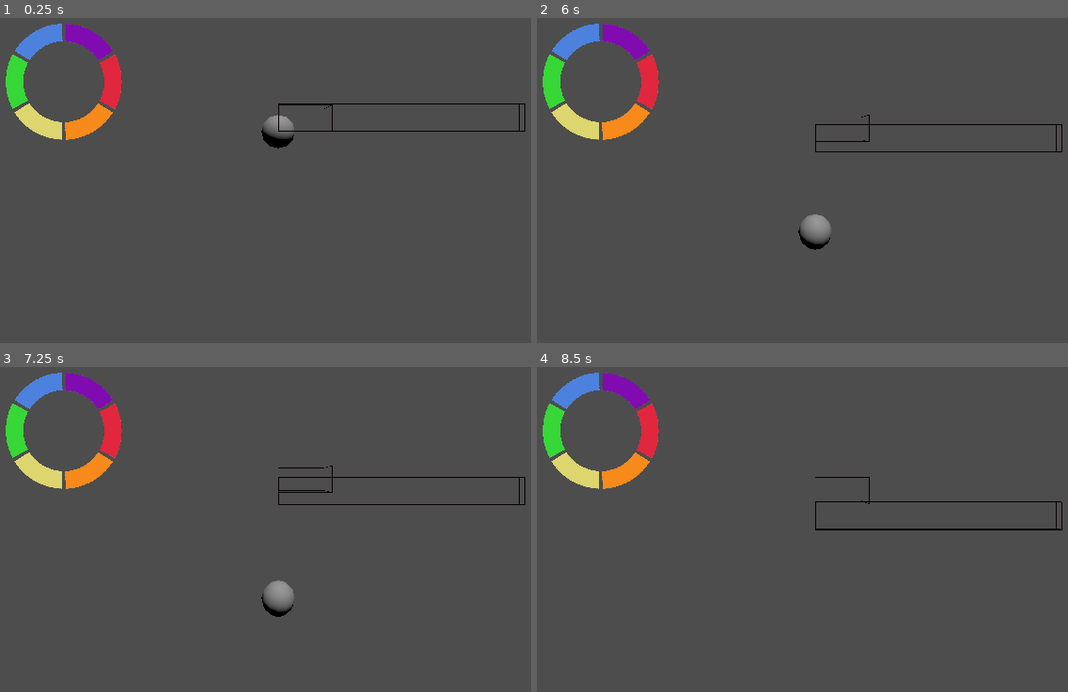
Above: before the commit, frames 1-4 (two rows, left to right).
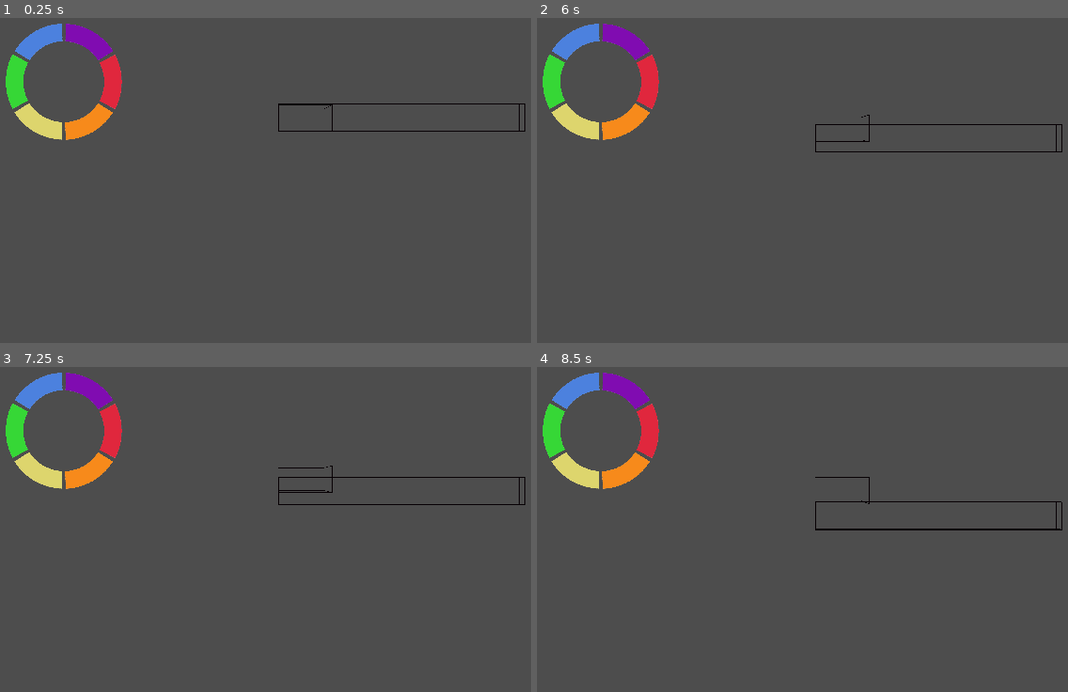
Above: after the commit, the same moments.

Repository: shibechef/sandbird
Game: Godot game, scene res://scenes/program.tscn
Same seed, same stepped clock (60 frames per second), same inputs: the game is played once before the commit and once after it. The project has no main scene, so this scene is started directly.
Inputs (mouse positions are in pixels of both pictures, inside the frame that each line leads up to):
- Up to frame 1 (0.25 s): no input
- Up to frame 2 (6 s): click (632, 83) at 0.52 s; click (616, 112) at 1.27 s; click (584, 112) at 2.02 s; click (568, 83) at 2.77 s; click (584, 53) at 3.52 s; click (616, 53) at 4.27 s; tap Enter at 5 s; move the mouse to (983, 109) at 5.02 s; hold . (numerical decimal) 5.03-5.78 s; tap 0 (0) at 5.1 s; tap 1 (1) at 5.3, 5.85 s; tap Space (cam_up) at 5.75 s; move the mouse to (664, 151) at 5.77 s
- Up to frame 3 (7.25 s): tap 2 (2) at 6.05, 6.6 s; tap Enter at 6.5 s; move the mouse to (355, 386) at 6.52 s; hold . (numerical decimal) from 6.53 s (still down); tap 3 (3) at 6.8 s
- Up to frame 4 (8.5 s): tap Space (cam_up) at 7.25 s; move the mouse to (775, 565) at 7.27 s; tap 3 (3) at 7.35 s; tap 4 (4) at 7.55, 8.1 s; tap Enter at 8 s; move the mouse to (1041, 542) at 8.02 s; release . (numerical decimal) at 8.03 s; tap 5 (5) at 8.3 s

The runs differ from the first frame. In frame 1, 0.4% of the frame differs, in the area x 1-56%, y 1-41%; in frame 2, 0.4%; in frame 3, 0.4%, in the area x 1-56%, y 1-77%; in frame 4, less than 0.1%.
Error in both runs: Assertion failed: res://user/brushes/ does not exist! (res://user/file_reader.gd:8)

Commit message:
palette pretty functional now

Diff:
--- a/UI/scripts/radial_menu.gd
+++ b/UI/scripts/radial_menu.gd
@@ -24,12 +24,13 @@
 func button_hovered(index: int):
 	on_hover.emit(index)
 
-func make_children(colors: Array[Color]) -> void:
+func make_children(colors: Dictionary[int, Color]) -> void:
 	var amount = colors.size()
 	var children: Array[TextureButton]
 
 	for i in amount:
 		var butt = TextureButton.new()
+		butt.toggle_mode = true
 		children.append(butt)
 		add_child(butt)
 
@@ -42,6 +43,7 @@
 	var current_index: int = 0
 
 	for i in amount:
+		var color_id = colors.keys()[i]
 		if current_index == 0:
 			var in_current_ring: float = min(amount - max_ring_size * current_ring, max_ring_size)
 			angle = 360.0 / in_current_ring
@@ -62,13 +64,13 @@
 		child.texture_hover = selected_texture
 		child.texture_click_mask = selection_bitmap
 
-		var color = colors[i]
+		var color = colors[color_id]
 
 		child.material = load("res://materials/replace_UI_color.tres")
 		child.set_instance_shader_parameter("white_replacement", color)
-		child.set_instance_shader_parameter("black_replacement", UserPreferences.unselected_outline_color)
-		child.pressed.connect(button_pressed.bind(i))
-		child.mouse_entered.connect(button_hovered.bind(i))
+		child.set_instance_shader_parameter("black_replacement", UserPreferences.hover_color)
+		child.pressed.connect(button_pressed.bind(color_id))
+		child.mouse_entered.connect(button_hovered.bind(color_id))
 
 		var current_angle = current_index * deg_to_rad(angle)
 		child.pivot_offset = child.texture_normal.get_size() / 2.0
--- a/input/color_selection_input.gd
+++ b/input/color_selection_input.gd
@@ -13,11 +13,11 @@
 func add_palette_UI(palette_id: int, menu: RadialMenu):
 	palette_UIs[palette_id] = menu
 
-	var colors: Array[Color]
+	var colors: Dictionary[int, Color]
 	var palette = manager.all_palettes[palette_id]
 
 	for color_id in palette.color_order:
-		colors.append(palette.colors[color_id].color)
+		colors[color_id] = palette.colors[color_id].color
 
 	menu.make_children(colors)
 
@@ -28,25 +28,38 @@
 
 	if Input.is_action_pressed("select_one"):
 		if selected:
-			manager.currently_selected_colors.erase(id)
+			deselect_color(id)
 		else:
-			manager.currently_selected_colors.append(id)
+			select_color(id)
 	elif Input.is_action_pressed("select_several"):
 		if !selected:
-			manager.currently_selected_colors.append(id)
+			select_color(id)
 	else:
-		manager.currently_selected_colors = [id]
+		deselect_all()
+		select_color(id)
 
 	print(manager.currently_selected_colors)
 
+func deselect_all() -> void:
+	var colors = manager.currently_selected_colors.duplicate()
+	for color in colors:
+		deselect_color(color)
+
 func select_color(id: int) -> void:
-	var palette: int = manager.palette_by_color[id]
+	var palette = manager.palette_by_color[id]
+	var index = manager.all_palettes[palette].color_order.find(id)
+
+	manager.currently_selected_colors.append(id)
 	if palette_UIs.has(palette):
-		var ui_element = palette_UIs[palette].get_child(id)
-		ui_element.set_instance_shader_parameter("black_replacement", UserPreferences.selection_outline_color)
+		var ui_element: TextureButton = palette_UIs[palette].get_child(index)
+		ui_element.set_instance_shader_parameter("black_replacement", UserPreferences.selection_color)
 
 func deselect_color(id: int) -> void:
-	var palette: int = manager.palette_by_color[id]
+	var palette = manager.palette_by_color[id]
+	var index = manager.all_palettes[palette].color_order.find(id)
+
+	manager.currently_selected_colors.erase(id)
 	if palette_UIs.has(palette):
-		var ui_element = palette_UIs[palette].get_child(id)
-		ui_element.set_instance_shader_parameter("black_replacement", UserPreferences.unselected_outline_color)
+		var ui_element: TextureButton = palette_UIs[palette].get_child(index)
+		ui_element.set_instance_shader_parameter("black_replacement", UserPreferences.hover_color)
+		ui_element.set_pressed_no_signal(false)
--- a/scenes/program.tscn
+++ b/scenes/program.tscn
@@ -30,6 +30,3 @@
 
 [node name="DirectionalLight3D" type="DirectionalLight3D" parent="." unique_id=429697777]
 transform = Transform3D(0.9041944, -0.3771116, 0.20054756, 0, 0.46953318, 0.88291484, -0.42712116, -0.7983267, 0.42454928, 0, 0, 6.043182)
-
-[node name="CSGSphere3D" type="CSGSphere3D" parent="." unique_id=1493556316]
-transform = Transform3D(1, 0, 0, 0, 1, 0, 0, 0, 1, 0, 0, -8.2183895)
--- a/user/project_preference.gd
+++ b/user/project_preference.gd
@@ -5,10 +5,6 @@
 @export var default_export_size: float
 
 @export var mesh_chunk_size: int
-
-@export var unselected_outline_color: Color
-@export var selection_outline_color: Color
-@export var outline_selection_width: float
 
 func _ready():
 	on_new_scene()
@@ -18,7 +14,3 @@
 	default_export_size = UserPreferences.default_export_size
 
 	mesh_chunk_size = UserPreferences.mesh_chunk_size
-
-	unselected_outline_color = UserPreferences.unselected_outline_color
-	selection_outline_color = UserPreferences.selection_outline_color
-	outline_selection_width = UserPreferences.outline_selection_width
--- a/user/user_preferences.gd
+++ b/user/user_preferences.gd
@@ -8,8 +8,9 @@
 ## So higher = more time for each reconstruction but less draw calls which has trade offs maybe.
 @export var mesh_chunk_size: int = 40
 
-@export var unselected_outline_color: Color = Color(.05, .02, .04)
-@export var selection_outline_color: Color = Color.ALICE_BLUE
+@export var unselected_color: Color = Color(.05, .02, .04)
+@export var selection_color: Color = Color.ALICE_BLUE
+@export var hover_color: Color = Color.LIGHT_SKY_BLUE
 @export var outline_selection_width: float = .11
 
 @export var free_cam_sensitivity: float = 1.0
--- a/voxel_input/voxel_object.gd
+++ b/voxel_input/voxel_object.gd
@@ -67,9 +67,9 @@
 func create_BB_outline() -> void:
 	var mesh_data = mesh_system.create_box(Vector3.ZERO, dimensions)
 	outline_object = mesh_system.create_mesh_instance(mesh_data)
-	outline_material.set_shader_parameter("grid_color", project_prefs.unselected_outline_color)
+	outline_material.set_shader_parameter("grid_color", UserPreferences.unselected_color)
 	outline_material.set_shader_parameter("grid_size", dimensions)
-	outline_material.set_shader_parameter("line_width", project_prefs.outline_selection_width)
+	outline_material.set_shader_parameter("line_width", UserPreferences.outline_selection_width)
 
 	outline_object.mesh.surface_set_material(0, outline_material)
 	add_child(outline_object)
